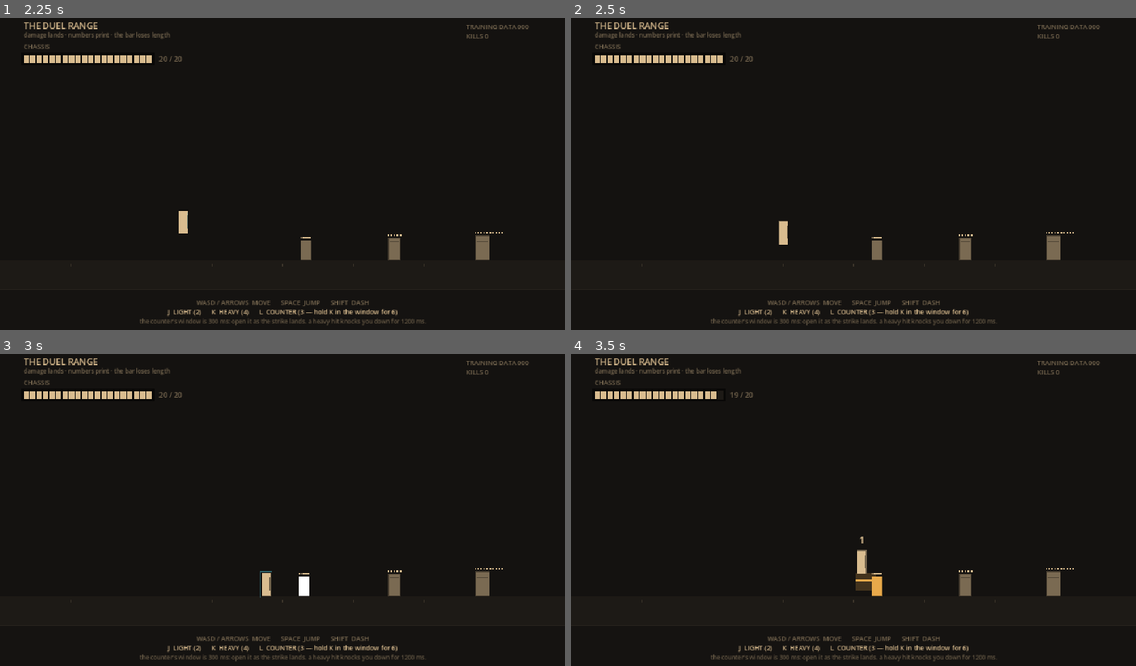
Above: before the commit, frames 1-4 (two rows, left to right).
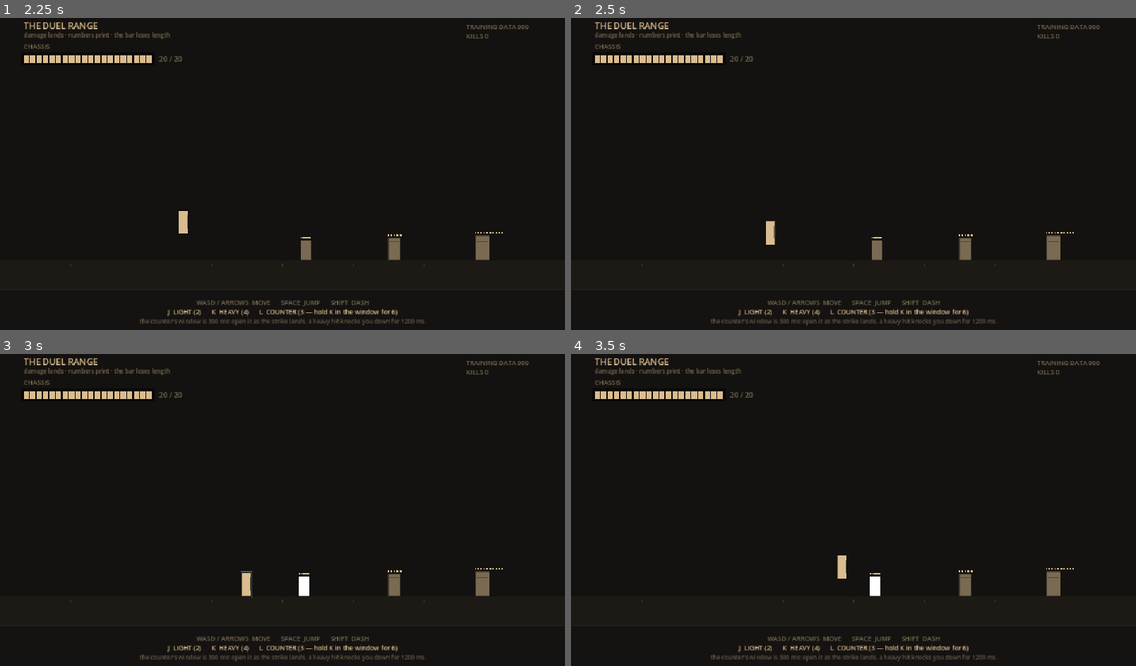
Above: after the commit, the same moments.

Repository: ferasalm/new-vania
Game: Godot game, scene res://menu.tscn
The game is run twice, just before and just after one commit, with the same random seed, the same clock (stepped at 60 frames per second) and the same inputs.
Inputs:
- Up to frame 1 (2.25 s): tap Enter at 0.5 s; hold D 0.53-1.28 s; tap J at 0.6 s; tap Space at 0.77, 1.52, 2 s; tap K at 0.8, 1.35 s; hold S 1.28-2.03 s; tap L at 1.55, 2.1 s; hold D from 2.03 s (still down)
- Up to frame 2 (2.5 s): keep holding D; tap Shift at 2.3 s
- Up to frame 3 (3 s): release D at 2.78 s; hold W from 2.78 s (still down); tap Shift at 2.85 s
- Up to frame 4 (3.5 s): keep holding W; tap Space at 3.02 s; tap Enter at 3.05 s

Frame 1 is identical in both runs. In frame 2, 0.2% of the frame differs, in the area x 34-39%, y 65-73%; in frame 3, 0.3%; in frame 4, 0.6%, in the area x 25-56%, y 11-78%.

Commit message:
fix(proto): the CodeRabbit pass - counter damage, revive lock, headers
Twelve review findings, all valid: the counter now applies its 3/6 to the boss; revive clears locked and zeroes velocity; the safe-position record covers both platforms; knockback pushes away from the source; the wall correction uses the live hurtbox; dashes require an idle body; log entries age on delta; the module branch prints its designation stamp; every file carries the prototype question/date header; the smoke bound is measured and self-guards.

Diff:
--- a/prototypes/sandbox/bg.gd
+++ b/prototypes/sandbox/bg.gd
@@ -1,4 +1,6 @@
 # PROTOTYPE - NOT FOR PRODUCTION
+# Question: does the game feel right when its landed numbers are played, not read?
+# Date: 2026-11-16
 # The static furniture, drawn on a node far behind the actors so each scene's own
 # _draw can carry the HUD on top. Numbers mirror the scene's own constants.
 extends Node2D
--- a/prototypes/sandbox/boss.gd
+++ b/prototypes/sandbox/boss.gd
@@ -1,4 +1,6 @@
 # PROTOTYPE - NOT FOR PRODUCTION
+# Question: does the game feel right when its landed numbers are played, not read?
+# Date: 2026-11-16
 # DENIAL — the ring is her weapon. SYS-14 grief-boss-framework.md, consumed:
 #   hp 60 (BOSS_HP) · hp_floor 20 in LIE_WHOLE (the bar stalls at 1/3) ·
 #   3 unanswered ring sweeps crack the lie (CRACK_WHIFFS_REQUIRED) ·
--- a/prototypes/sandbox/cache.gd
+++ b/prototypes/sandbox/cache.gd
@@ -1,4 +1,6 @@
 # PROTOTYPE - NOT FOR PRODUCTION
+# Question: does the game feel right when its landed numbers are played, not read?
+# Date: 2026-11-16
 # SCENE 2 — THE CACHE LOOP. Death is a story:
 #   the pit / the seam fire the death edge EXACTLY ONCE -> monochrome + glitch,
 #   SYSTEM OFFLINE / you are destroyed / the cause row, then the three options
@@ -83,6 +85,7 @@
 	var wd := delta * 1000.0
 	world_ms += wd
 	dmg.step(wd)
+	_tick_logs(wd)
 	if stamp_ms > 0.0:
 		stamp_ms -= wd
 	bar.hp = player.hp
@@ -92,8 +95,11 @@
 		queue_redraw()
 		return
 
-	# the last grounded safe position (TR-CSD-018: the ENVIRONMENT revive placement)
-	if player.on_ground and player.position.x > PIT_R + 8.0 and player.position.x < SEAM_L - 8.0:
+	# the last grounded safe position (TR-CSD-018: the ENVIRONMENT revive placement).
+	# Both platforms record; the pit's span and the seam's span are excluded.
+	var px: float = player.position.x
+	var over_pit: bool = px > PIT_L - 8.0 and px < PIT_R + 8.0
+	if player.on_ground and not over_pit and px < SEAM_L - 8.0:
 		last_safe = player.position
 
 	# the terminal: walk in -> the bar goes to hp_max, the first ack grants a module
@@ -135,6 +141,12 @@
 		log_lines.pop_back()
 
 
+func _tick_logs(ms: float) -> void:
+	for l in log_lines:
+		l["t"] -= ms
+	log_lines = log_lines.filter(func(l): return l["t"] > 0.0)
+
+
 func _die(cause: String) -> void:
 	if dead:
 		return
@@ -159,10 +171,12 @@
 			# for the ENVIRONMENT death (TR-CSD-018) — never inside the hazard.
 			K.restore_modules -= 1
 			K.designations += 1
-			K.pending_stamp = "DESIGNATION " + K.designation_text(K.designations)
+			stamp = "DESIGNATION " + K.designation_text(K.designations)
+			stamp_ms = 1600.0
+			K.pending_stamp = ""
+			player.vel = Vector2.ZERO
 			player.position = last_safe
 			player.revive(K.RESTORE_MODULE_HEAL_PCT)
-			player.locked = false
 			dead = false
 			offline.queue_free()
 			offline = null
@@ -199,13 +213,11 @@
 
 	var y := 90.0
 	for l in log_lines:
-		l["t"] -= 16.6
 		var a: float = clampf(l["t"] / 800.0, 0.0, 1.0)
 		var c := K.C_BONE
 		c.a = a
 		_text(l["text"], 40, y, 12, c)
 		y += 18.0
-	log_lines = log_lines.filter(func(l): return l["t"] > 0.0)
 
 	if stamp_ms > 0.0:
 		var a2: float = clampf(stamp_ms / 400.0, 0.0, 1.0)
--- a/prototypes/sandbox/cache.tscn
+++ b/prototypes/sandbox/cache.tscn
@@ -1,3 +1,6 @@
+; PROTOTYPE - NOT FOR PRODUCTION
+; Question: does the game feel right when its landed numbers are played, not read?
+; Date: 2026-11-16
 [gd_scene load_steps=2 format=3]
 
 [ext_resource type="Script" path="res://cache.gd" id="1_cache"]
--- a/prototypes/sandbox/denial.gd
+++ b/prototypes/sandbox/denial.gd
@@ -1,4 +1,6 @@
 # PROTOTYPE - NOT FOR PRODUCTION
+# Question: does the game feel right when its landed numbers are played, not read?
+# Date: 2026-11-16
 # SCENE 3 — THE DENIAL LIE. One boss, one arena, the ring is her weapon.
 #   hp 60, the phase-1 floor 20: damage lands, the numbers print, the bar STALLS
 #   at 20/60 = 1/3. Three unanswered ring sweeps crack the halo; the 2000 ms crack
@@ -79,6 +81,7 @@
 	var wd := 0.0 if K.frozen else delta * 1000.0
 	world_ms += wd
 	dmg.step(wd)
+	_tick_logs(wd)
 	if stamp_ms > 0.0:
 		stamp_ms -= delta * 1000.0
 	bar.hp = player.hp
@@ -116,9 +119,13 @@
 		boss.consume_strike()
 		if player.is_countering() and boss.strike_is_clashable():
 			var out: int = player.counter_value()
-			boss.stagger(K.BOSS_COUNTER_STAGGER_MS)
+			var res3: Dictionary = boss.take_damage(out)
+			if not res3["dead"]:
+				boss.stagger(K.BOSS_COUNTER_STAGGER_MS)
 			dmg.spawn(Vector2(boss.position.x, boss.position.y - 64.0), str(out), K.C_AMBER, 21)
 			_hitstop(K.HITSTOP_CLASH_MS)
+			if res3["dead"]:
+				_log("the lie is broken")
 		else:
 			var took: bool = player.take_hit(p, boss.position.x, K.strike_dmg(p))
 			if took:
@@ -158,6 +165,12 @@
 	log_lines.push_front({"text": t, "t": 2600.0})
 	if log_lines.size() > 4:
 		log_lines.pop_back()
+
+
+func _tick_logs(ms: float) -> void:
+	for l in log_lines:
+		l["t"] -= ms
+	log_lines = log_lines.filter(func(l): return l["t"] > 0.0)
 
 
 func _die(cause: String) -> void:
@@ -181,9 +194,10 @@
 		"module":
 			K.restore_modules -= 1
 			K.designations += 1
-			K.pending_stamp = "DESIGNATION " + K.designation_text(K.designations)
+			stamp = "DESIGNATION " + K.designation_text(K.designations)
+			stamp_ms = 1600.0
+			K.pending_stamp = ""
 			player.revive(K.RESTORE_MODULE_HEAL_PCT)
-			player.locked = false
 			dead = false
 			offline.queue_free()
 			offline = null
@@ -240,13 +254,11 @@
 
 	var y := 92.0
 	for l in log_lines:
-		l["t"] -= 16.6
 		var a: float = clampf(l["t"] / 800.0, 0.0, 1.0)
 		var c := K.C_BONE
 		c.a = a
 		_text(l["text"], 40, y, 11, c)
 		y += 16.0
-	log_lines = log_lines.filter(func(l): return l["t"] > 0.0)
 
 	if stamp_ms > 0.0:
 		var a2: float = clampf(stamp_ms / 400.0, 0.0, 1.0)
--- a/prototypes/sandbox/denial.tscn
+++ b/prototypes/sandbox/denial.tscn
@@ -1,3 +1,6 @@
+; PROTOTYPE - NOT FOR PRODUCTION
+; Question: does the game feel right when its landed numbers are played, not read?
+; Date: 2026-11-16
 [gd_scene load_steps=2 format=3]
 
 [ext_resource type="Script" path="res://denial.gd" id="1_denial"]
--- a/prototypes/sandbox/duel.gd
+++ b/prototypes/sandbox/duel.gd
@@ -1,4 +1,6 @@
 # PROTOTYPE - NOT FOR PRODUCTION
+# Question: does the game feel right when its landed numbers are played, not read?
+# Date: 2026-11-16
 # SCENE 1 — THE DUEL RANGE. The combat feel with the landed numbers:
 #   light 2 / heavy 4 · counter 3 or 6 (1.5x) · knockdown 1200 ms on power >= 2 ·
 #   floating numbers 700 ms world-time · the 20-segment bone bar, no red fill.
@@ -78,6 +80,7 @@
 	var wd := 0.0 if K.frozen else delta * 1000.0
 	world_ms += wd
 	dmg.step(wd)
+	_tick_logs(wd)
 	if stamp_ms > 0.0:
 		stamp_ms -= delta * 1000.0
 	if hint_ms > 0.0:
@@ -159,6 +162,12 @@
 		log_lines.pop_back()
 
 
+func _tick_logs(ms: float) -> void:
+	for l in log_lines:
+		l["t"] -= ms
+	log_lines = log_lines.filter(func(l): return l["t"] > 0.0)
+
+
 func _die(cause: String) -> void:
 	if dead:
 		return
@@ -180,9 +189,10 @@
 		"module":
 			K.restore_modules -= 1
 			K.designations += 1
-			K.pending_stamp = "DESIGNATION " + K.designation_text(K.designations)
+			stamp = "DESIGNATION " + K.designation_text(K.designations)
+			stamp_ms = 1600.0
+			K.pending_stamp = ""
 			player.revive(K.RESTORE_MODULE_HEAL_PCT)
-			player.locked = false
 			dead = false
 			offline.queue_free()
 			offline = null
@@ -228,13 +238,11 @@
 	# the log (top right, under the run totals)
 	var y := 66.0
 	for l in log_lines:
-		l["t"] -= 16.6
 		var a: float = clampf(l["t"] / 700.0, 0.0, 1.0)
 		var c := K.C_AMBER
 		c.a = a
 		_text(l["text"], 920.0 - ThemeDB.fallback_font.get_string_size(l["text"], 0, -1, 11).x, y, 11, c)
 		y += 16.0
-	log_lines = log_lines.filter(func(l): return l["t"] > 0.0)
 
 	_text("TRAINING DATA %03d" % K.training_data, 792, 26, 11, K.C_BONE_DIM)
 	_text("KILLS %d" % kills, 792, 42, 11, K.C_BONE_DIM)
--- a/prototypes/sandbox/duel.tscn
+++ b/prototypes/sandbox/duel.tscn
@@ -1,3 +1,6 @@
+; PROTOTYPE - NOT FOR PRODUCTION
+; Question: does the game feel right when its landed numbers are played, not read?
+; Date: 2026-11-16
 [gd_scene load_steps=2 format=3]
 
 [ext_resource type="Script" path="res://duel.gd" id="1_duel"]
--- a/prototypes/sandbox/enemy.gd
+++ b/prototypes/sandbox/enemy.gd
@@ -1,4 +1,6 @@
 # PROTOTYPE - NOT FOR PRODUCTION
+# Question: does the game feel right when its landed numbers are played, not read?
+# Date: 2026-11-16
 # The tier dummy. Three tiers (hp 6/12/24, awards 3/7/14) that telegraph one strike
 # so the clash, the counter and the knockdown can be felt. Pacing is PROTO.
 extends Node2D
--- a/prototypes/sandbox/menu.gd
+++ b/prototypes/sandbox/menu.gd
@@ -1,4 +1,6 @@
 # PROTOTYPE - NOT FOR PRODUCTION
+# Question: does the game feel right when its landed numbers are played, not read?
+# Date: 2026-11-16
 # The menu: three rooms + quit. Keyboard only, cold start.
 extends Node2D
 
--- a/prototypes/sandbox/menu.tscn
+++ b/prototypes/sandbox/menu.tscn
@@ -1,3 +1,6 @@
+; PROTOTYPE - NOT FOR PRODUCTION
+; Question: does the game feel right when its landed numbers are played, not read?
+; Date: 2026-11-16
 [gd_scene load_steps=2 format=3]
 
 [ext_resource type="Script" path="res://menu.gd" id="1_menu"]
--- a/prototypes/sandbox/offline.gd
+++ b/prototypes/sandbox/offline.gd
@@ -1,4 +1,6 @@
 # PROTOTYPE - NOT FOR PRODUCTION
+# Question: does the game feel right when its landed numbers are played, not read?
+# Date: 2026-11-16
 # THE SYSTEM OFFLINE SCREEN — death as a story, not a fail state.
 # Contract (cache-stations-death.md TR-CSD-008/009, system_offline_contract):
 #   three rows: SYSTEM OFFLINE / you are destroyed (lowercase) / the cause row
--- a/prototypes/sandbox/player.gd
+++ b/prototypes/sandbox/player.gd
@@ -1,4 +1,6 @@
 # PROTOTYPE - NOT FOR PRODUCTION
+# Question: does the game feel right when its landed numbers are played, not read?
+# Date: 2026-11-16
 # The player body. Flat rects, feet-anchored, hand-rolled AABB against Rect2 solids.
 # Feel knobs the contracts do not name are PROTO (startup/active/recovery pacing).
 extends Node2D
@@ -183,7 +185,7 @@
 
 
 func try_dash() -> void:
-	if not combat or locked or dash_cd_ms > 0.0 or state == "knockdown":
+	if not combat or locked or dash_cd_ms > 0.0 or state != "idle":
 		return
 	dash_ms = DASH_MS
 	dash_cd_ms = DASH_CD_MS
@@ -252,7 +254,8 @@
 		return false
 	hp = maxf(0.0, hp - float(dmg))
 	flash_ms = 120.0
-	var dir := 1 if from_x >= position.x else -1
+	# the knockback pushes AWAY from the source
+	var dir := -1 if from_x >= position.x else 1
 	if K.knocks_down(power):
 		state = "knockdown"
 		state_ms = 0.0
@@ -272,6 +275,8 @@
 	state = "idle"
 	state_ms = 0.0
 	down_ms = 0.0
+	locked = false
+	vel = Vector2.ZERO
 	invuln_ms = K.REVIVE_IFRAME_MS
 	flash_ms = 0.0
 
@@ -288,9 +293,9 @@
 		var hb := hurtbox()
 		if hb.intersects(r):
 			if vel.x > 0.0:
-				position.x = r.position.x - W * 0.5 - 0.1
+				position.x = r.position.x - hb.size.x * 0.5 - 0.1
 			elif vel.x < 0.0:
-				position.x = r.position.x + r.size.x + W * 0.5 + 0.1
+				position.x = r.position.x + r.size.x + hb.size.x * 0.5 + 0.1
 			vel.x = 0.0
 	# y
 	on_ground = false
--- a/prototypes/sandbox/shots.gd
+++ b/prototypes/sandbox/shots.gd
@@ -1,4 +1,6 @@
 # PROTOTYPE - NOT FOR PRODUCTION
+# Question: does the game feel right when its landed numbers are played, not read?
+# Date: 2026-11-16
 # Screenshot harness: loads each scene, waits, saves a PNG. Throwaway.
 extends Node2D
 
--- a/prototypes/sandbox/shots.tscn
+++ b/prototypes/sandbox/shots.tscn
@@ -1,3 +1,6 @@
+; PROTOTYPE - NOT FOR PRODUCTION
+; Question: does the game feel right when its landed numbers are played, not read?
+; Date: 2026-11-16
 [gd_scene load_steps=2 format=3]
 
 [ext_resource type="Script" path="res://shots.gd" id="1_shots"]
--- a/prototypes/sandbox/smoke.gd
+++ b/prototypes/sandbox/smoke.gd
@@ -1,6 +1,11 @@
 # PROTOTYPE - NOT FOR PRODUCTION
+# Question: does the game feel right when its landed numbers are played, not read?
+# Date: 2026-11-16
 # The smoke harness. Boots the contract-critical rules headless and prints PASS/FAIL.
-# Run: godot --headless --path prototypes/sandbox res://smoke.tscn --quit-after 420
+# Run: godot --headless --path prototypes/sandbox res://smoke.tscn --quit-after 900
+# (900 main-loop iterations is the measured bound that reaches phase 9; the harness
+#  also self-guards — a run that stalls prints SMOKE: TIMED OUT and exits non-zero,
+#  so a wrapper may check both the exit status and the final SMOKE summary line.)
 extends Node2D
 
 const BOSS := preload("res://boss.gd")
@@ -9,12 +14,14 @@
 
 var phase := 0
 var ft := 0
+var frames := 0
 var passes := 0
 var fails := 0
 var boss
 var player
 var sweep_n := 0
 var duel: Node = null
+var den: Node = null
 var offline_ok := false
 var offline_early := false
 
@@ -36,6 +43,11 @@
 
 func _physics_process(_delta: float) -> void:
 	ft += 1
+	frames += 1
+	if frames > 800 and phase < 11:
+		print("SMOKE: TIMED OUT at phase %d after %d frames" % [phase, frames])
+		get_tree().quit(1)
+		return
 	match phase:
 		0:
 			if ft < 4:
@@ -163,6 +175,39 @@
 			ft = 0
 
 		9:
+			if ft < 3:
+				return
+			print("SMOKE: the boss's exchange (the counter lands)")
+			den = load("res://denial.tscn").instantiate()
+			add_child(den)
+			phase = 10
+			ft = 0
+
+		10:
+			if ft < 3:
+				return
+			var dp = den.get("player")
+			var db = den.get("boss")
+			dp.position = Vector2(660, 440)
+			dp.facing = 1
+			dp.try_counter()
+			db._begin_strike("lifted")
+			db.state = "active"
+			db.state_ms = 0.0
+			db.hit_done = false
+			db.facing = -1
+			den.call("_resolve")
+			check(int(db.hp) == 57, "the counter's 3 reaches her pool: 60 -> 57")
+			check(db.state == "stagger", "and the counter order staggers her")
+			dp.locked = true
+			dp.hp = 0.0
+			dp.revive(K.RESTORE_MODULE_HEAL_PCT)
+			check(int(dp.hp) == 10, "the module revive is half a bar (ceil 20 x 0.5)")
+			check(not dp.locked, "the revive releases the body lock")
+			phase = 11
+			ft = 0
+
+		11:
 			if ft < 2:
 				return
 			print("SMOKE: %d passed, %d failed" % [passes, fails])
--- a/prototypes/sandbox/smoke.tscn
+++ b/prototypes/sandbox/smoke.tscn
@@ -1,3 +1,6 @@
+; PROTOTYPE - NOT FOR PRODUCTION
+; Question: does the game feel right when its landed numbers are played, not read?
+; Date: 2026-11-16
 [gd_scene load_steps=2 format=3]
 
 [ext_resource type="Script" path="res://smoke.gd" id="1_smoke"]
--- a/prototypes/sandbox/ui_dmg.gd
+++ b/prototypes/sandbox/ui_dmg.gd
@@ -1,4 +1,6 @@
 # PROTOTYPE - NOT FOR PRODUCTION
+# Question: does the game feel right when its landed numbers are played, not read?
+# Date: 2026-11-16
 # The floating damage numbers. 700 ms world-time lifetime, pooled at 32.
 # Palette: enemy damage amber, player damage taken pale bone, heal cyan.
 # Never sigil-red. (health-damage.md TR-HD-036)
--- a/prototypes/sandbox/ui_hp_bar.gd
+++ b/prototypes/sandbox/ui_hp_bar.gd
@@ -1,4 +1,6 @@
 # PROTOTYPE - NOT FOR PRODUCTION
+# Question: does the game feel right when its landed numbers are played, not read?
+# Date: 2026-11-16
 # The segmented HP bar. 20 segments, pale bone on dark, NO red fill; the loss is
 # read by length. The low cue (<= 25%) is a slow pulse — never a flash.
 # Values: consts.gd HP_SEGMENTS / LOW_HP_RATIO (health-damage.md TR-HD-036 area).
